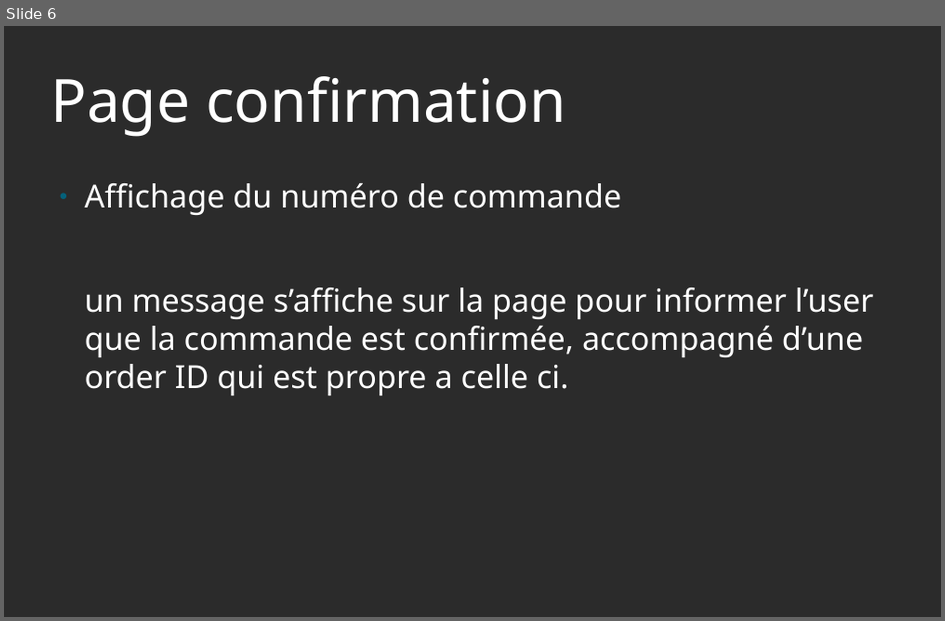
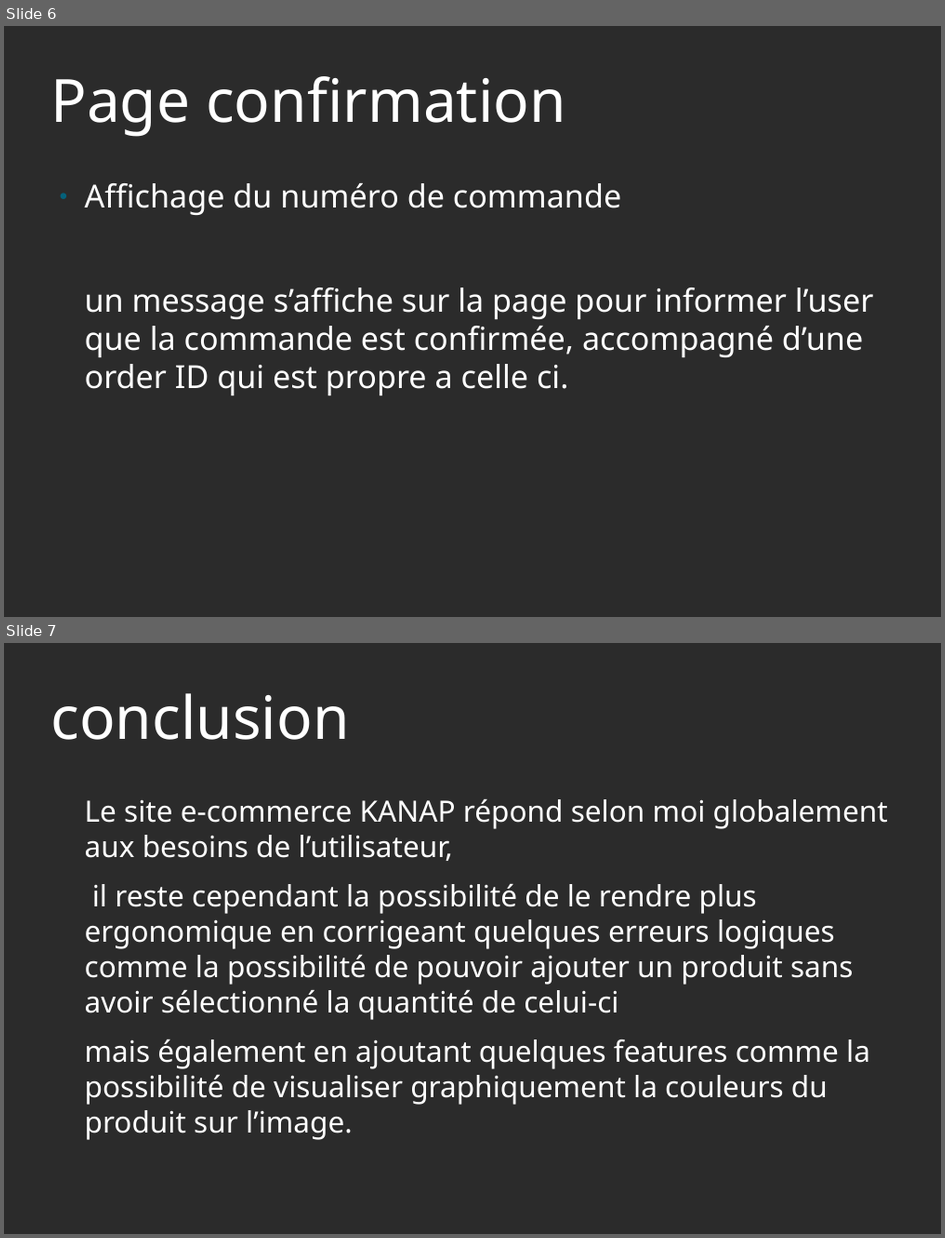
Before and after one commit to Rengodz/MezianeAnis_5_111020, a slide deck: PPT P5 Kanap.odp. Shown one above the other, each under a label of ours: slide 6 before the commit, slides 6 and 7 after it. The pictures are 945x621 and 945x1238 pixels, drawn with LibreOffice and Linux fonts; fonts in the diff are those of the drawing; background and template pictures are left out; a plain dark background stands for a picture behind light text. Boxes give left, top, right and bottom in pixels: in the first picture for what was removed or moved away, otherwise in the second. Text is boxed around its words. In the diff, an @@ line names an element or a change of style, - is before the commit and + after.

```diff
--- a/PPT P5 Kanap.odp
+++ b/PPT P5 Kanap.odp
@@ slide 7 added at box(4, 643, 941, 1234), background picture (left out) @@
@@ title added at box(50, 693, 349, 740), 60 pt, text #FFFFFF @@
+conclusion
@@ text added at box(85, 799, 888, 1140), 29.6 pt, text #FFFFFF @@
+Le site e-commerce KANAP répond selon moi globalement aux besoins de l’utilisateur,
+il reste cependant la possibilité de le rendre plus ergonomique en corrigeant quelques erreurs logiques comme la possibilité de pouvoir ajouter un produit sans avoir sélectionné la quantité de celui-ci
+mais également en ajoutant quelques features comme la possibilité de visualiser graphiquement la couleurs du produit sur l’image.
```
Also in this commit, not shown: 4 slides changed, 4 other files.
